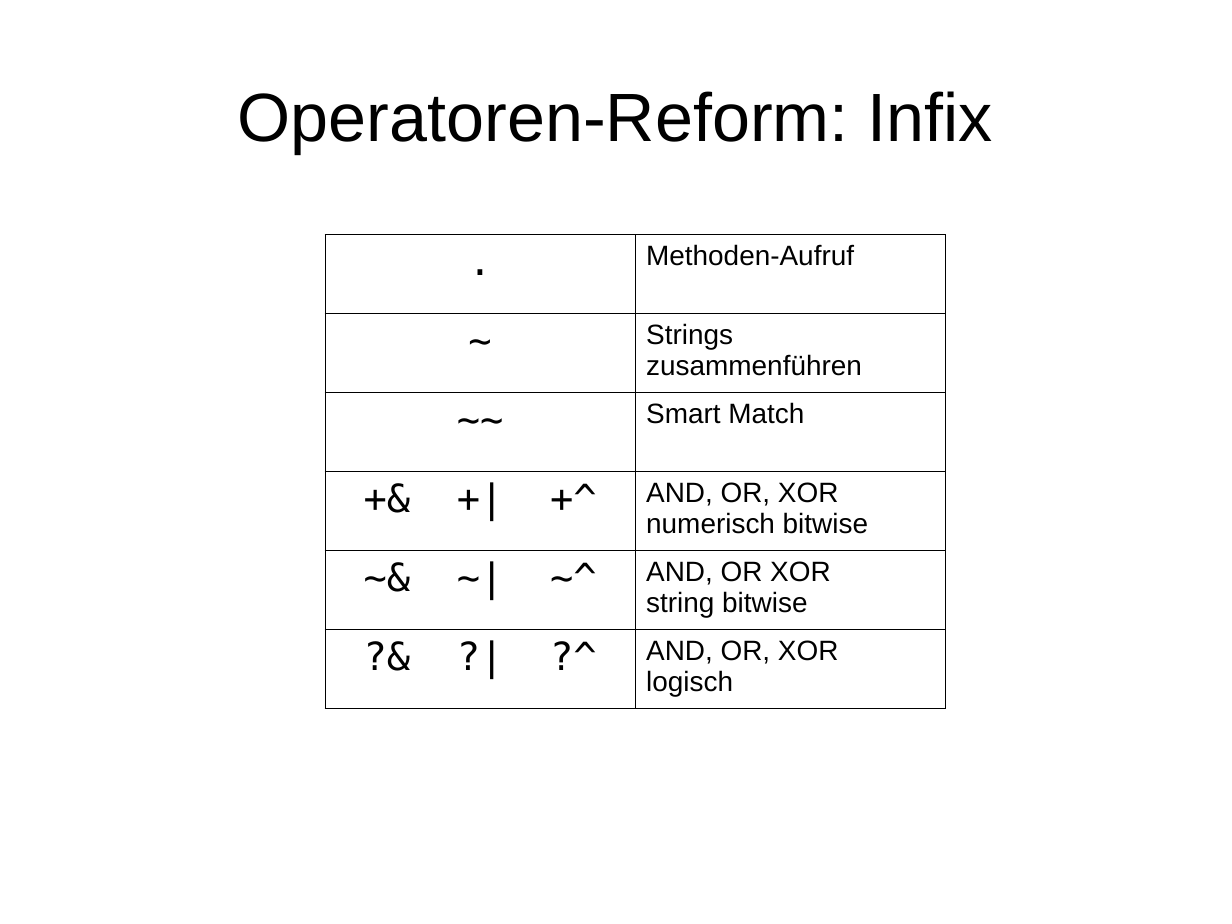
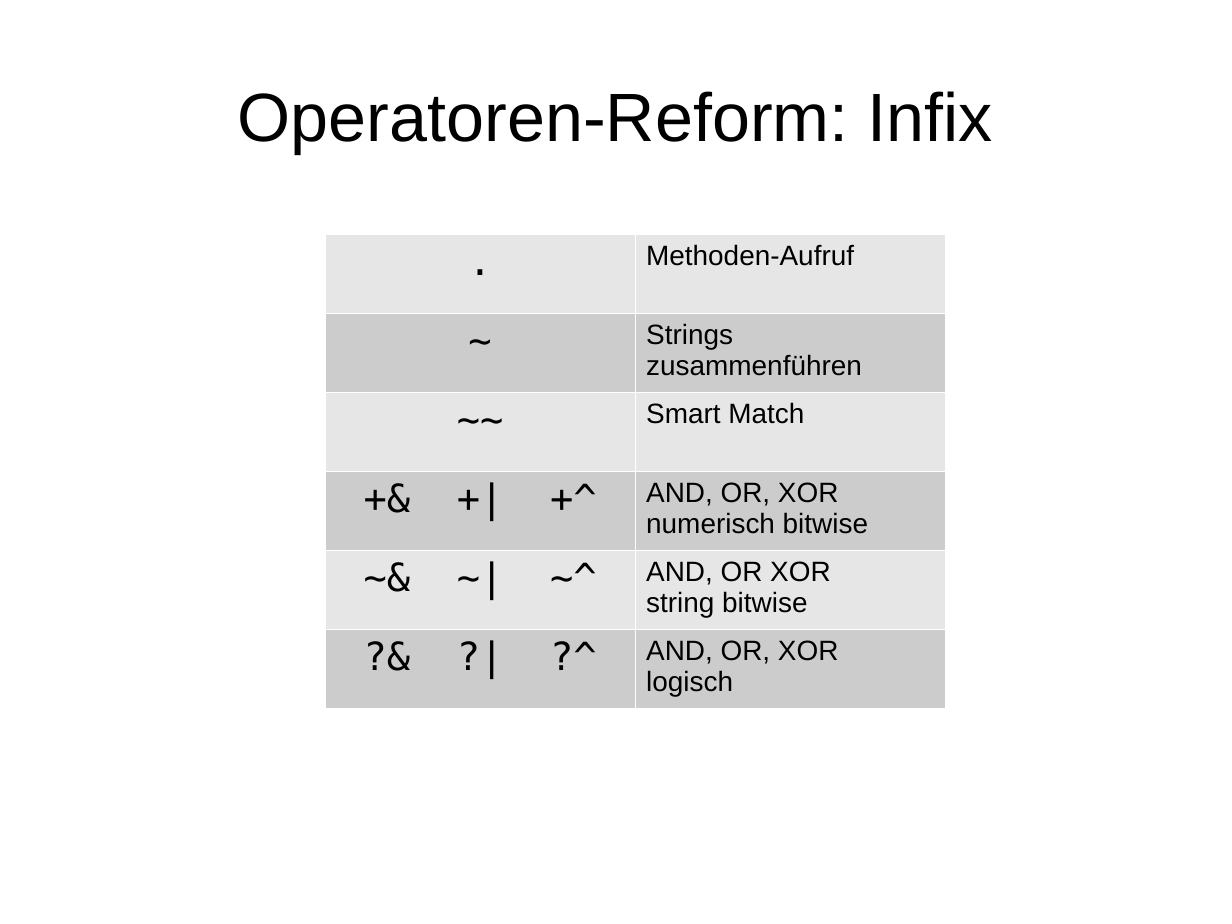
Before and after one commit to moritz/perl6-training-de, a slide deck: slide 19 of schulung.odp. Drawn at 1232x924 pixels with LibreOffice and Linux fonts; fonts in the diff are those of the drawing. Boxes give left, top, right and bottom in pixels: in the first picture for what was removed or moved away, otherwise in the second. Text is boxed around its words. In the diff, an @@ line names an element or a change of style, - is before the commit and + after.

```diff
--- a/schulung.odp
+++ b/schulung.odp
@@ table at (x1=325, y1=235, x2=947, y2=709) @@
@@ fill none to #E6E6E6 in 6 cells @@
@@ fill none to #CCCCCC in 6 cells @@
@@ borders changed @@
```
Also in this commit, not shown: 5 other slides changed, 6 slides added, 3 other files.
